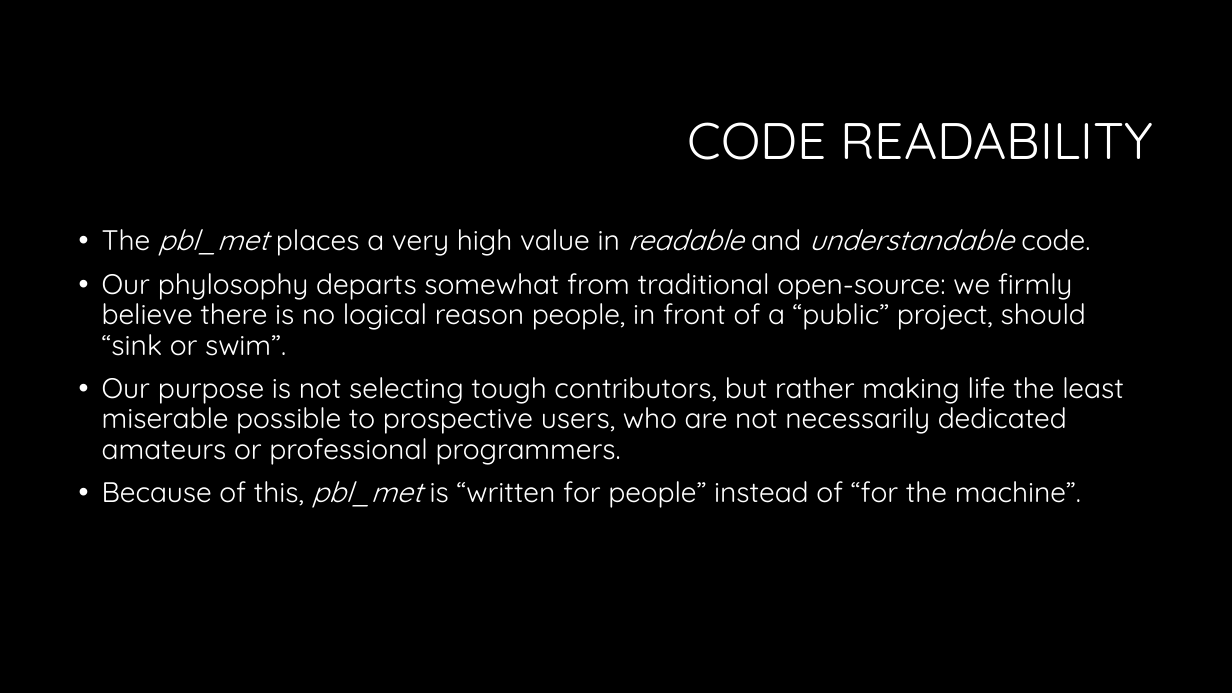
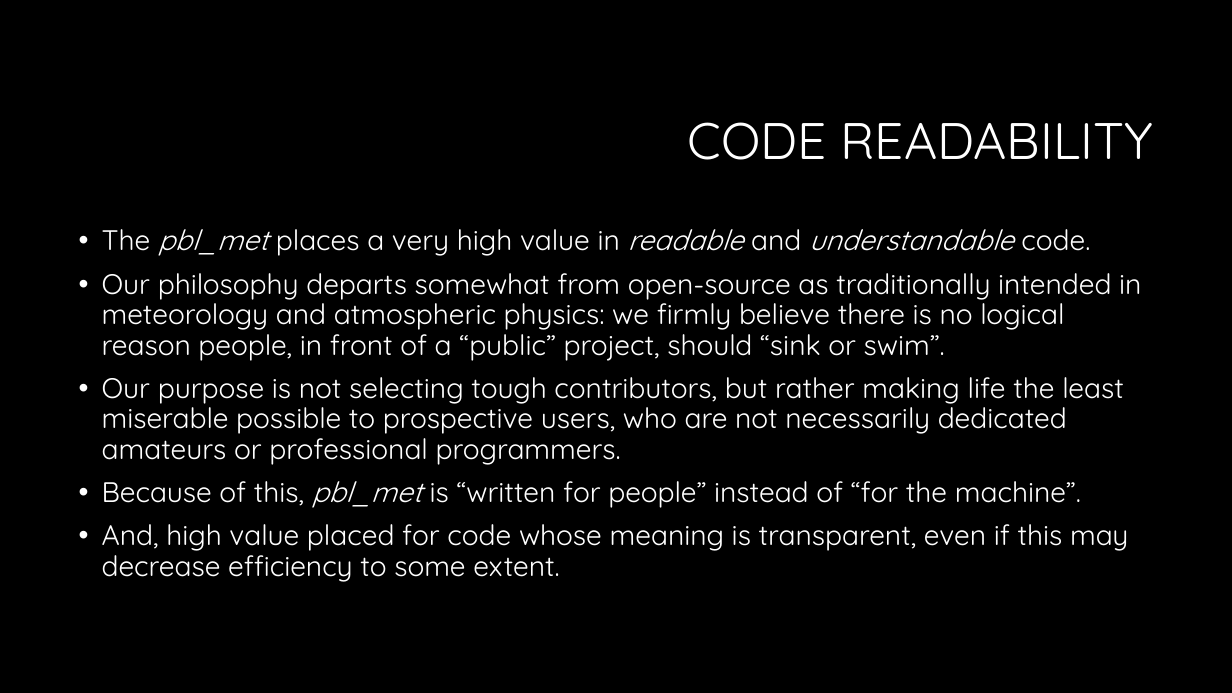
Before and after one commit to serv-terr/pbl_met, a slide deck: slide 9 of doc/pbl_met description.pptx (slide 8 before the commit). Drawn at 1232x693 pixels with LibreOffice and Linux fonts; fonts in the diff are those of the drawing; background and template pictures are left out. Boxes give left, top, right and bottom in pixels: in the first picture for what was removed or moved away, otherwise in the second. Text is boxed around its words. In the diff, an @@ line names an element or a change of style, - is before the commit and + after.

```diff
--- a/doc/pbl_met description.pptx
+++ b/doc/pbl_met description.pptx
@@ text at (x1=102, y1=273, x2=1141, y2=361): text changed @@
-• Our phylosophy departs somewhat from traditional open-source: we firmly believe there is no logical reason people, in front of a “public” project, should “sink or swim”.
+• Our philosophy departs somewhat from open-source as traditionally intended in meteorology and atmospheric physics: we firmly believe there is no logical reason people, in front of a “public” project, should “sink or swim”.
@@ text at (x1=102, y1=524, x2=1128, y2=582): paragraph added @@
+• And, high value placed for code whose meaning is transparent, even if this may decrease efficiency to some extent.
```
Also in this commit, not shown: 2 other slides changed, 1 slide added.
